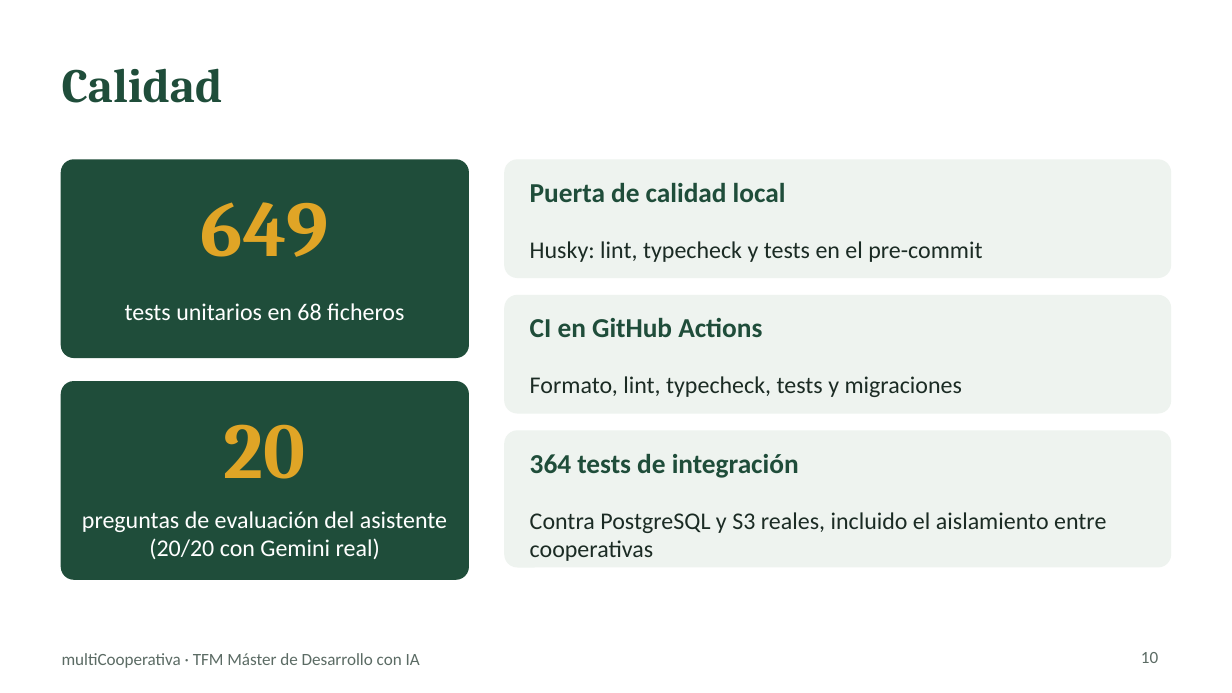
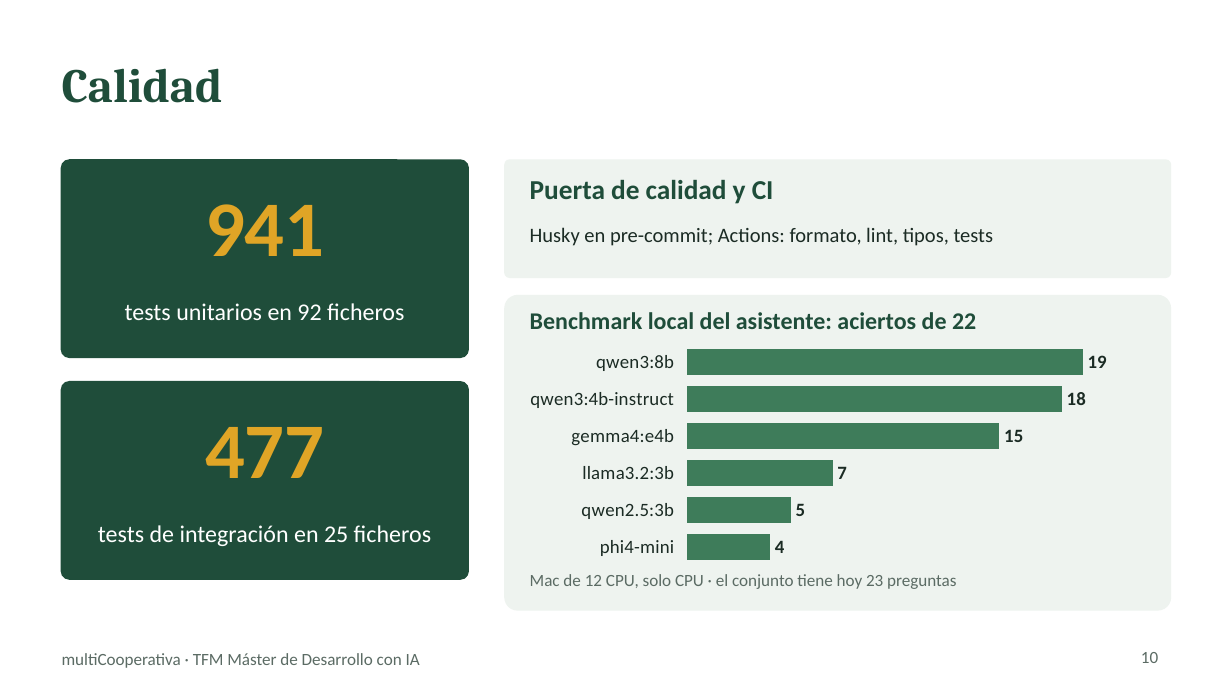
Before and after one commit to chaparro2001/multiCooperativa, a slide deck: slide 10 of docs/slides/multicooperativa-tfm.pptx. Drawn at 1232x693 pixels with LibreOffice and Linux fonts; fonts in the diff are those of the drawing. Boxes give left, top, right and bottom in pixels: in the first picture for what was removed or moved away, otherwise in the second. Text is boxed around its words. In the diff, an @@ line names an element or a change of style, - is before the commit and + after.

```diff
--- a/docs/slides/multicooperativa-tfm.pptx
+++ b/docs/slides/multicooperativa-tfm.pptx
@@ text at [205, 204, 324, 256]: text changed; font Cambria to Calibri @@
-649
+941
@@ text at [530, 180, 774, 204]: text changed @@
-Puerta de calidad local
+Puerta de calidad y CI
@@ text at [530, 227, 993, 246]: text changed; size 14 to 12 pt @@
-Husky: lint, typecheck y tests en el pre-commit
+Husky en pre-commit; Actions: formato, lint, tipos, tests
@@ proportions changed in 4 elements at [62, 160, 468, 357], [62, 382, 468, 579], [505, 160, 1170, 277], [505, 296, 1170, 610] @@
@@ rounded rectangle: place and size @@
-rounded rectangle at [505, 431, 1170, 567]
+rounded rectangle at [505, 296, 1170, 610]
@@ rounded rectangle removed at [505, 296, 1170, 413] @@
@@ text at [125, 303, 404, 320]: text changed @@
-tests unitarios en 68 ficheros
+tests unitarios en 92 ficheros
@@ text removed at [530, 318, 762, 337] @@
-CI en GitHub Actions
@@ text added at [530, 312, 976, 329], 14 pt, text #1F4D3A, bold @@
+Benchmark local del asistente: aciertos de 22
@@ bar chart added at [517, 339, 1158, 570] @@
+categories: phi4-mini, qwen2.5:3b, llama3.2:3b, gemma4:e4b, qwen3:4b-instruct, qwen3:8b
+Series 1: 4, 5, 7, 15, 18, 19
@@ text removed at [530, 376, 962, 397] @@
-Formato, lint, typecheck, tests y migraciones
@@ text at [205, 427, 324, 478]: text changed; font Cambria to Calibri @@
-20
+477
@@ text removed at [530, 454, 799, 478] @@
-364 tests de integración
@@ text at [98, 525, 431, 546]: text changed @@
-preguntas de evaluación del asistente (20/20 con Gemini real)
+tests de integración en 25 ficheros
@@ text removed at [530, 512, 1106, 561] @@
-Contra PostgreSQL y S3 reales, incluido el aislamiento entre cooperativas
@@ text added at [530, 574, 956, 589], 10 pt, text #5B6B64 @@
+Mac de 12 CPU, solo CPU · el conjunto tiene hoy 23 preguntas
```
Also in this commit, not shown: 11 other slides changed, 4 other files.
